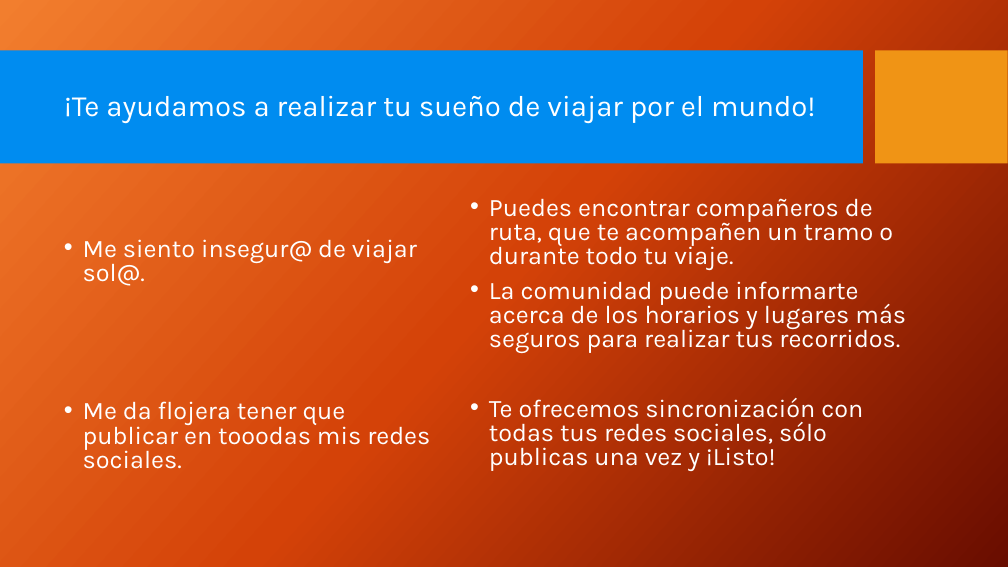
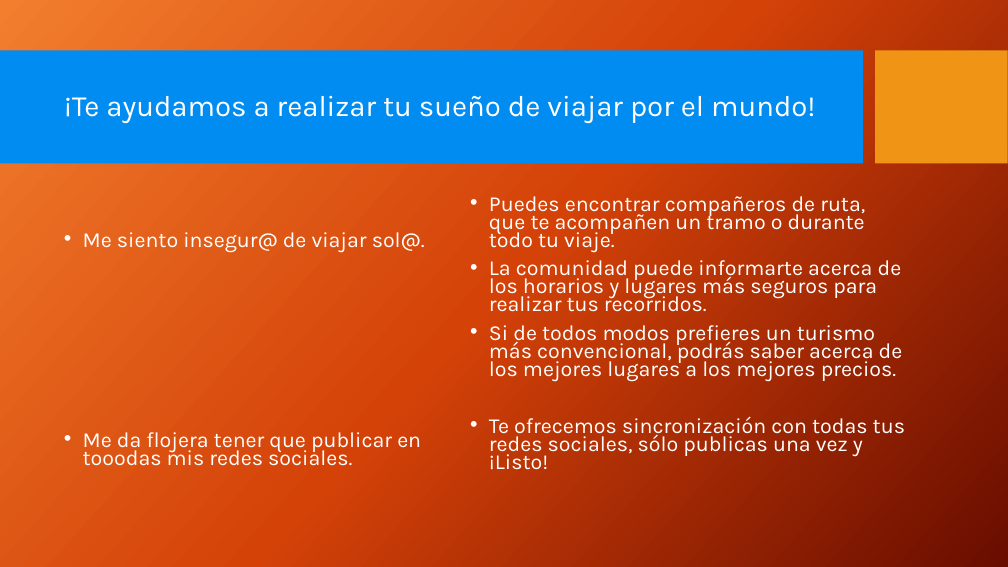
Before and after one commit to Auryn8/red-go, a slide deck: slide 9 of GO_presentacion.pptx. Drawn at 1008x567 pixels with LibreOffice and Linux fonts; fonts in the diff are those of the drawing; background and template pictures are left out. Boxes give left, top, right and bottom in pixels: in the first picture for what was removed or moved away, otherwise in the second. Text is boxed around its words. In the diff, an @@ line names an element or a change of style, - is before the commit and + after.

```diff
--- a/GO_presentacion.pptx
+++ b/GO_presentacion.pptx
@@ text "Me siento insegur@ de viajar ..." at [83, 232, 425, 466]: size 24 to 20.4 pt; line spacing 0.8 to 0.7 @@
@@ text at [489, 196, 905, 470]: size 24 to 20.4 pt in "Puedes encontrar compañeros de ruta, que te ...", "La comunidad puede informarte acerca de los ...", "Te ofrecemos sincronización con todas tus redes ..."; line spacing 0.8 to 0.7 @@
@@ text at [489, 325, 903, 382]: paragraph added @@
+• Si de todos modos prefieres un turismo más convencional, podrás saber acerca de los mejores lugares a los mejores precios.
```
Also in this commit, not shown: 9 other slides changed, 1 slide removed.
